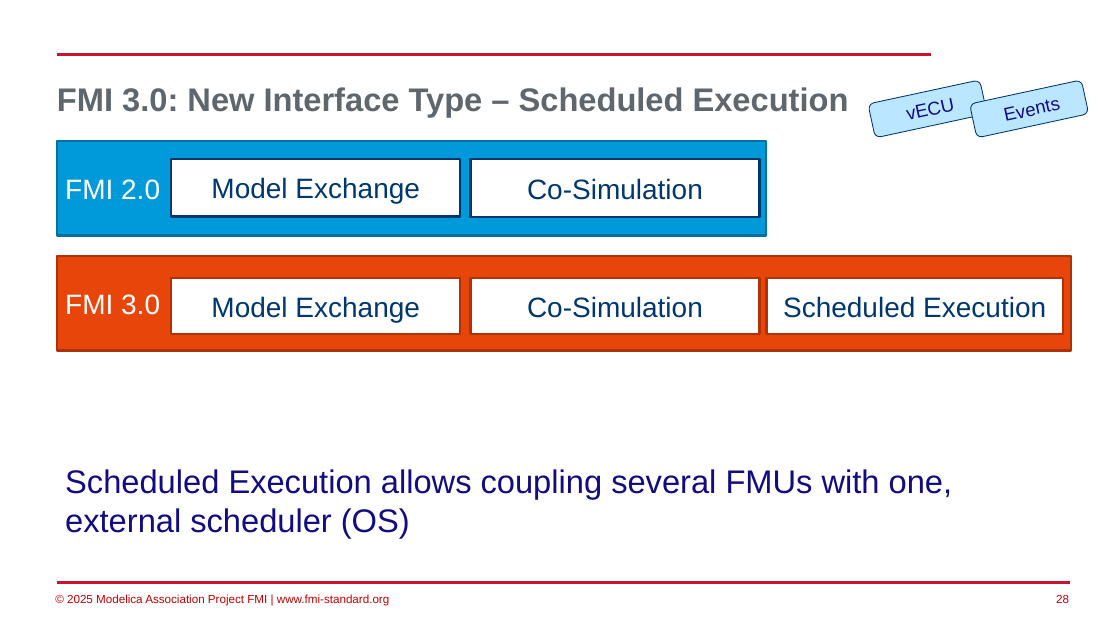
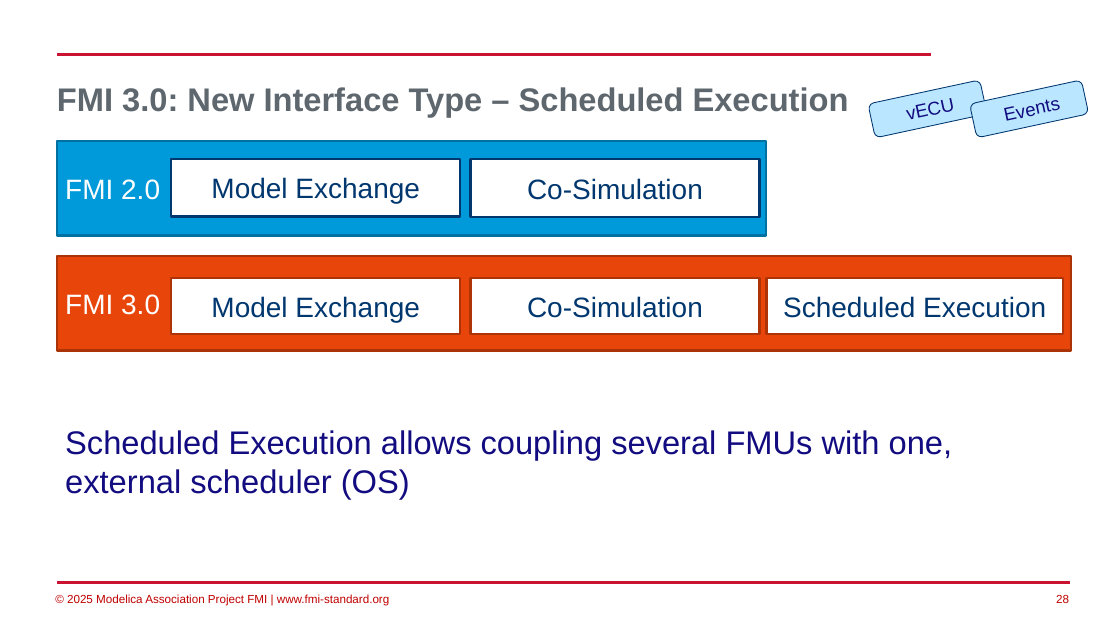
Before and after one commit to modelica/fmi-beginners-tutorial-2025, a slide deck: slide 28 of part1/Introduction-to-FMI.pptx. Drawn at 1120x630 pixels with LibreOffice and Linux fonts; fonts in the diff are those of the drawing; background and template pictures are left out. Boxes give left, top, right and bottom in pixels: in the first picture for what was removed or moved away, otherwise in the second. Text is boxed around its words. In the diff, an @@ line names an element or a change of style, - is before the commit and + after.

```diff
--- a/part1/Introduction-to-FMI.pptx
+++ b/part1/Introduction-to-FMI.pptx
@@ text "Scheduled Execution allows coupling several ...": place and size @@
-text "Scheduled Execution allows coupling several ..." at [65,469,953,538]
+text "Scheduled Execution allows coupling several ..." at [65,430,953,499]
```
Also in this commit, not shown: 4 other slides changed, 3 other files.
